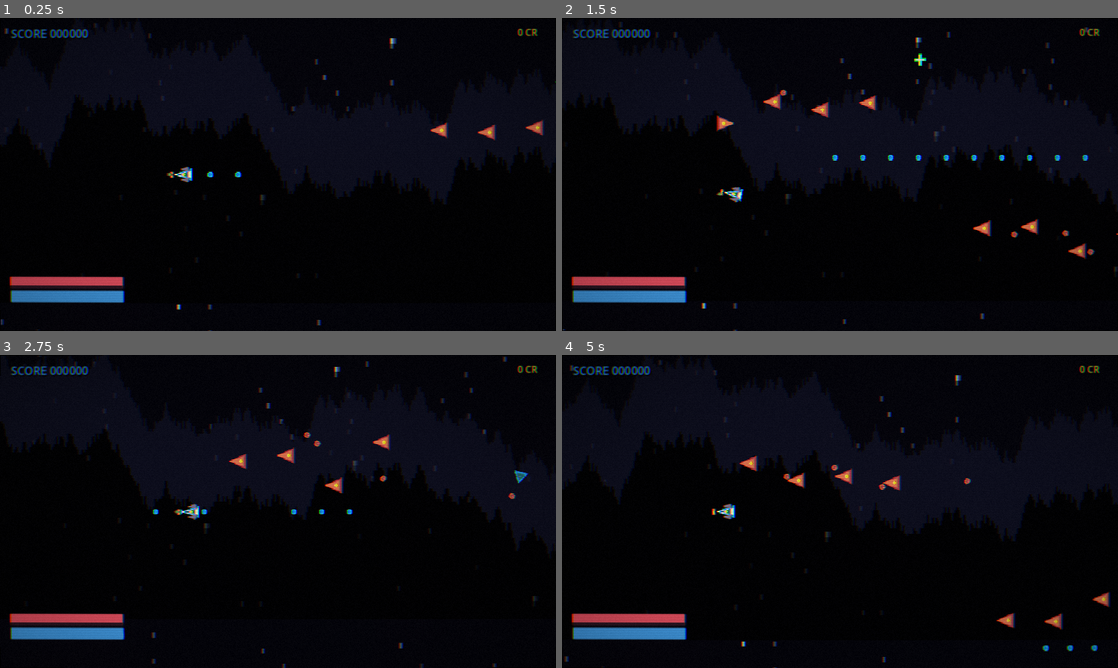
Above: before the commit, frames 1-4 (two rows, left to right).
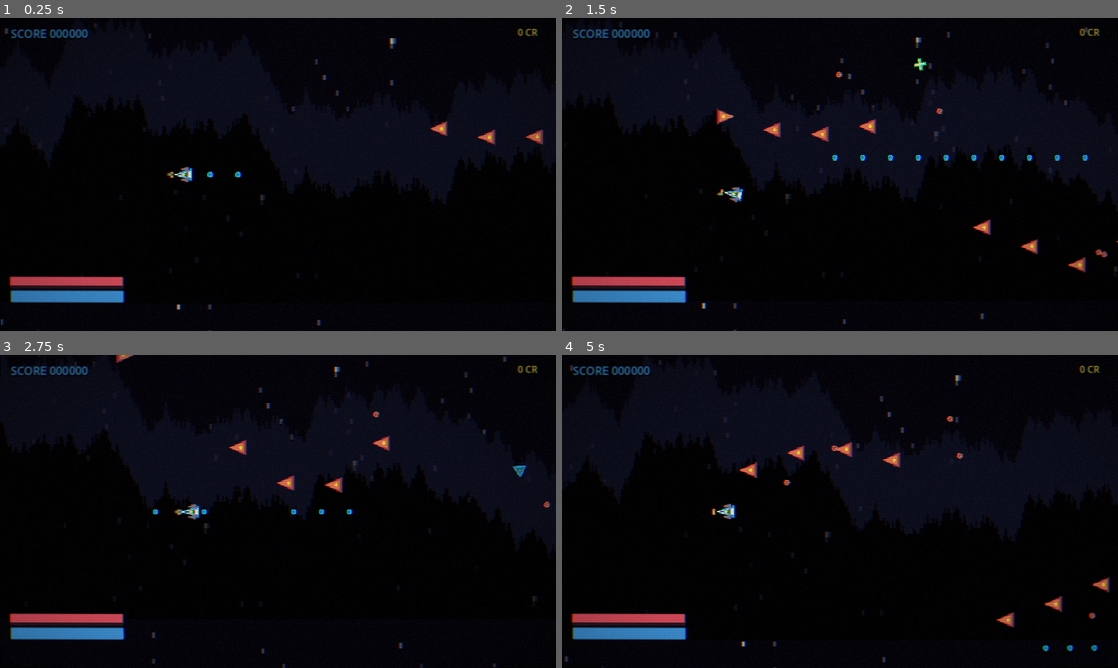
Above: after the commit, the same moments.

Repository: drsamonline/neon-velocity
Game: Godot game, scene res://scenes/TestRunner.tscn
The game is run twice, just before and just after one commit, with the same random seed, the same clock (stepped at 60 frames per second) and the same inputs. This scene is started directly instead of the project's main scene.
Inputs:
- Up to frame 1 (0.25 s): no input
- Up to frame 2 (1.5 s): tap Enter at 0.5 s; hold D (move_right) 0.53-1.28 s; hold Z (fire) 0.53-1.28 s; tap 1 at 0.8, 1.35 s; hold S (move_down) from 1.28 s (still down)
- Up to frame 3 (2.75 s): tap 3 at 1.55, 2.1 s; release S (move_down) at 2.03 s; hold D (move_right) from 2.03 s (still down); hold Z (fire) from 2.03 s (still down)
- Up to frame 4 (5 s): release D (move_right) at 2.78 s; release Z (fire) at 2.78 s; hold W (move_up) 2.78-3.53 s; tap Space (dash) at 2.85 s; tap 1 at 3.05 s; hold A (move_left) 3.53-4.25 s; hold Z (fire) 3.53-4.25 s; tap 3 at 3.8 s; tap Escape (pause) at 4.15 s; click "RESTART RUN" at 4.25 s

The runs differ from the first frame. In frame 1, 0.3% of the frame differs, in the area x 77-98%, y 32-41%; in frame 2, 1.4%, in the area x 27-100%, y 11-82%; in frame 3, 0.7%; in frame 4, 1.4%.
Error before the commit: Invalid access to property or key 'physics_frame' on a base object of type 'null instance'. (res://scripts/tools/test_runner.gd:81)
Error after the commit: Invalid access to property or key 'paused' on a base object of type 'null instance'. (res://scripts/tools/test_runner.gd:84)

Commit message:
Fix pooling under load, add soak test and mod keyboard picks
- Defer monitoring/monitorable in Bullet and Powerup so pool growth
  during a hit callback cannot touch physics state mid-flush.
- Grow bullet pools (220 player / 320 enemy) so growth is rare.
- ModSelect: choose with 1-3 keys, plus a public choose(index) used
  by the automated tests.
- New 50-second soak test scene, wired into the README and audit.

Diff:
--- /dev/null
+++ b/scenes/tools/SoakTest.tscn
@@ -0,0 +1,6 @@
+[gd_scene load_steps=2 format=3 uid="uid://bneonvelocitysoak"]
+
+[ext_resource type="Script" path="res://scripts/tools/soak_test.gd" id="1_soak"]
+
+[node name="SoakTest" type="Node"]
+script = ExtResource("1_soak")
--- a/scripts/core/ObjectPool.gd
+++ b/scripts/core/ObjectPool.gd
@@ -7,8 +7,8 @@
 ## camera moves the canvas, so they render correctly wherever they are parented.
 
 const POOL_DEFS := {
-	"bullet_player": {"script": preload("res://scripts/entities/Bullet.gd"), "size": 140},
-	"bullet_enemy": {"script": preload("res://scripts/entities/Bullet.gd"), "size": 220},
+	"bullet_player": {"script": preload("res://scripts/entities/Bullet.gd"), "size": 220},
+	"bullet_enemy": {"script": preload("res://scripts/entities/Bullet.gd"), "size": 320},
 	"drone": {"script": preload("res://scripts/enemies/DroneEnemy.gd"), "size": 60},
 	"powerup": {"script": preload("res://scripts/entities/Powerup.gd"), "size": 24},
 	"spark": {"script": preload("res://scripts/effects/Spark.gd"), "size": 48},
--- a/scripts/entities/Bullet.gd
+++ b/scripts/entities/Bullet.gd
@@ -30,8 +30,10 @@
 
 
 func _ready() -> void:
-	monitoring = true
-	monitorable = false
+	# Deferred: bullets can be instantiated mid-physics-flush (pool growth from
+	# a hit callback), where changing monitoring state synchronously is illegal.
+	set_deferred("monitoring", true)
+	set_deferred("monitorable", false)
 	var circle := CircleShape2D.new()
 	circle.radius = 7.0
 	_shape = CollisionShape2D.new()
--- a/scripts/entities/Powerup.gd
+++ b/scripts/entities/Powerup.gd
@@ -23,8 +23,8 @@
 func _ready() -> void:
 	collision_layer = 1 << (LAYER_PICKUP - 1)
 	collision_mask = 1 << (LAYER_PLAYER - 1)
-	monitoring = true
-	monitorable = false
+	set_deferred("monitoring", true)
+	set_deferred("monitorable", false)
 	var circle := CircleShape2D.new()
 	circle.radius = 20.0
 	var shape := CollisionShape2D.new()
--- /dev/null
+++ b/scripts/tools/soak_test.gd
@@ -0,0 +1,59 @@
+extends Node
+## Longer soak run: plays the game for ~50 seconds of simulated time with fire
+## held and the ship drifting right, so chunk streaming, pooling and the first
+## boss fight all get exercised. Prints a summary; watch stderr for errors.
+##
+##   godot --headless --path . res://scenes/tools/SoakTest.tscn
+
+const FRAMES := 3000
+
+
+func _ready() -> void:
+	await get_tree().process_frame
+	GameManager.start_new_run(1)
+	add_child(load("res://scenes/Main.tscn").instantiate())
+	await get_tree().process_frame
+	var player := get_tree().get_first_node_in_group("player") as Node2D
+	var mod_select := _find_mod_select(self)
+	var pauses := 0
+
+	Input.action_press("fire")
+	var peak_bullets := 0
+	var peak_drones := 0
+	for i in FRAMES:
+		await get_tree().physics_frame
+		# A mod pickup pauses the game and waits for a click; the soak test
+		# takes the first card instead of hanging there forever.
+		if get_tree().paused:
+			pauses += 1
+			if mod_select != null and mod_select.is_open():
+				mod_select.choose(0)
+		if is_instance_valid(player) and player.visible:
+			# Nudge forward so new chunks keep arriving.
+			player.global_position.x += 6.0
+			peak_bullets = maxi(peak_bullets, ObjectPool.active_count("bullet_player") + ObjectPool.active_count("bullet_enemy"))
+			peak_drones = maxi(peak_drones, ObjectPool.active_count("drone"))
+	Input.action_release("fire")
+
+	print("--- soak summary ---")
+	print("frames:            ", FRAMES)
+	print("chunk reached:     ", LevelManager.current_chunk)
+	print("score:             ", GameManager.run_data.get("score", 0))
+	print("kills:             ", GameManager.run_data.get("kills", 0))
+	print("shots fired:       ", GameManager.run_data.get("shots_fired", 0))
+	print("peak live bullets: ", peak_bullets)
+	print("peak live drones:  ", peak_drones)
+	print("still running:     ", GameManager.running)
+	print("mod offers:        ", pauses)
+	print("fps (headless):    ", Engine.get_frames_per_second())
+	get_tree().quit(0)
+
+
+func _find_mod_select(node: Node) -> ModSelect:
+	for child in node.get_children():
+		if child is ModSelect:
+			return child
+		var found := _find_mod_select(child)
+		if found != null:
+			return found
+	return null
--- a/scripts/tools/test_runner.gd
+++ b/scripts/tools/test_runner.gd
@@ -76,9 +76,13 @@
 	# --- drive it ------------------------------------------------------
 	Input.action_press("fire")
 	Input.action_press("move_right")
+	var mod_select := _find_mod_select(main)
 	var start_score := int(GameManager.run_data["score"])
 	for i in 420:
 		await get_tree().physics_frame
+		# Resolve any mod offer so the run cannot stall on a paused tree.
+		if get_tree().paused and mod_select != null and mod_select.is_open():
+			mod_select.choose(0)
 	Input.action_release("fire")
 	Input.action_release("move_right")
 
@@ -115,3 +119,13 @@
 		await get_tree().process_frame
 	_check(signal_fired[0], "game_over was not emitted when the player died")
 	_check(not GameManager.running, "run did not end")
+
+
+func _find_mod_select(node: Node) -> ModSelect:
+	for child in node.get_children():
+		if child is ModSelect:
+			return child
+		var found := _find_mod_select(child)
+		if found != null:
+			return found
+	return null
--- a/scripts/ui/ModSelect.gd
+++ b/scripts/ui/ModSelect.gd
@@ -3,6 +3,7 @@
 ## Pops up when a mod pickup is collected: pick one of three.
 
 var _buttons: Array[Button] = []
+var _choices: Array[String] = []
 var _open: bool = false
 
 
@@ -44,7 +45,9 @@
 	box.add_child(title)
 
 	_buttons.clear()
+	_choices.clear()
 	for mod_id in choices:
+		_choices.append(String(mod_id))
 		var mod: Dictionary = WeaponSystem.MODS[String(mod_id)]
 		var button := Button.new()
 		button.text = "%s\n%s" % [String(mod["name"]), String(mod["blurb"])]
@@ -54,6 +57,22 @@
 		button.pressed.connect(func() -> void: _choose(id))
 		box.add_child(button)
 		_buttons.append(button)
+
+
+## Pick by index; also used by the number keys and by the automated tests.
+func choose(index: int) -> void:
+	if not _open or index < 0 or index >= _choices.size():
+		return
+	_choose(_choices[index])
+
+
+func _unhandled_input(event: InputEvent) -> void:
+	if not _open or not (event is InputEventKey) or not event.is_pressed():
+		return
+	var key := (event as InputEventKey).physical_keycode
+	if key >= KEY_1 and key <= KEY_3:
+		choose(key - KEY_1)
+		get_viewport().set_input_as_handled()
 
 
 func _choose(mod_id: String) -> void:
Not shown, changed: AUDIT.md
Not shown, changed: README.md
